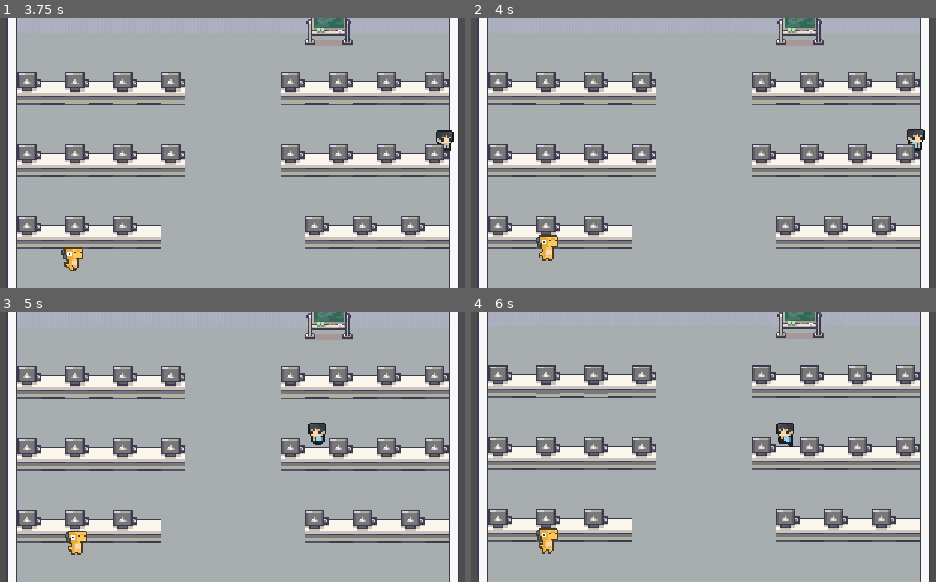
Above: before the commit, frames 1-4 (two rows, left to right).
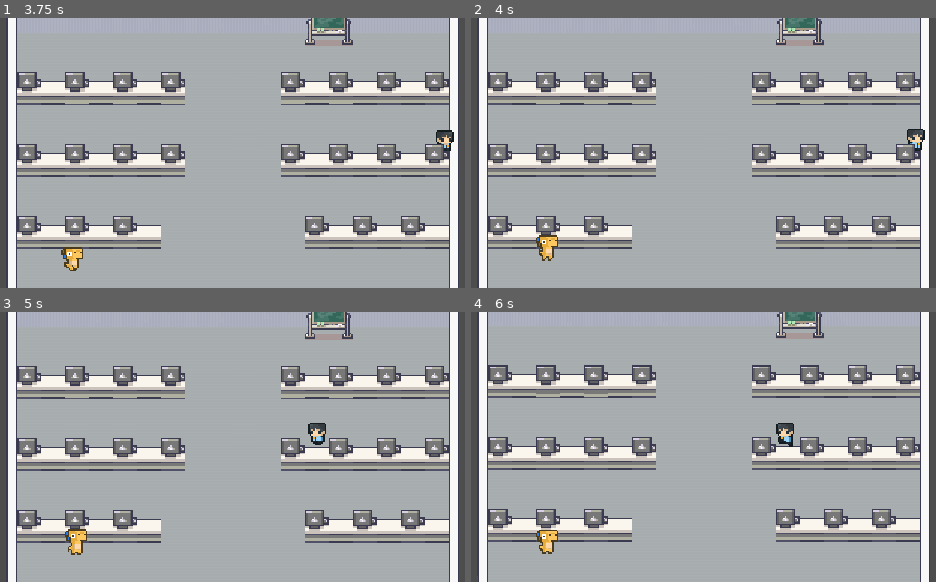
Above: after the commit, the same moments.

Repository: Raikosuu/Full-Tech-Panic_Public
Game: Godot game, scene res://scenes/main_menu.tscn
Same seed, same stepped clock (60 frames per second), same inputs: the game is played once before the commit and once after it.
Inputs (mouse positions are in pixels of both pictures, inside the frame that each line leads up to):
- Up to frame 1 (3.75 s): click "Play" at 0.5 s; move the mouse to (339, 139) at 1.27 s; hold D (move_right) 1.28-2 s; hold E (interact) 1.28-2 s; click (339, 139) at 1.42 s; drag from (139, 166) to (23, 117) at 2.02 s; move the mouse to (283, 93) at 2.77 s; hold D (move_right) 2.78-3.5 s; hold E (interact) 2.78-3.5 s; drag from (209, 207) to (74, 117) at 3.52 s
- Up to frame 2 (4 s): no input
- Up to frame 3 (5 s): move the mouse to (376, 487) at 4.27 s; hold A (move_left) from 4.28 s (still down); hold E (interact) from 4.28 s (still down)
- Up to frame 4 (6 s): release A (move_left) at 5 s; release E (interact) at 5 s; drag from (559, 406) to (861, 411) at 5.02 s; move the mouse to (726, 447) at 5.77 s; hold S (move_down) from 5.78 s (still down); hold E (interact) from 5.78 s (still down); click (726, 447) at 5.92 s

Frame 1 is identical in both runs. In frame 2, less than 0.1% of the frame differs, in the area x 14-18%, y 84-90%; in frame 3, 0.1%; in frame 4, 0.2%, in the area x 13-19%, y 80-90%.

Commit message:
adjust npc Values

Diff:
--- a/scenes/npc_1.tscn
+++ b/scenes/npc_1.tscn
@@ -101,10 +101,10 @@
 shape = SubResource("CapsuleShape2D_ttshn")
 
 [node name="NavigationAgent2D" type="NavigationAgent2D" parent="."]
-path_desired_distance = 1.0
-target_desired_distance = 5.0
+path_desired_distance = 10.0
+target_desired_distance = 3.0
 avoidance_enabled = true
-radius = 8.0
+radius = 9.0
 max_neighbors = 22
 
 [node name="Timer" type="Timer" parent="."]
--- a/scenes/npc_2.tscn
+++ b/scenes/npc_2.tscn
@@ -101,10 +101,9 @@
 shape = SubResource("CapsuleShape2D_23bb0")
 
 [node name="NavigationAgent2D" type="NavigationAgent2D" parent="."]
-path_desired_distance = 1.0
 target_desired_distance = 5.0
 avoidance_enabled = true
-radius = 7.0
+radius = 9.0
 max_neighbors = 22
 
 [node name="Timer" type="Timer" parent="."]
